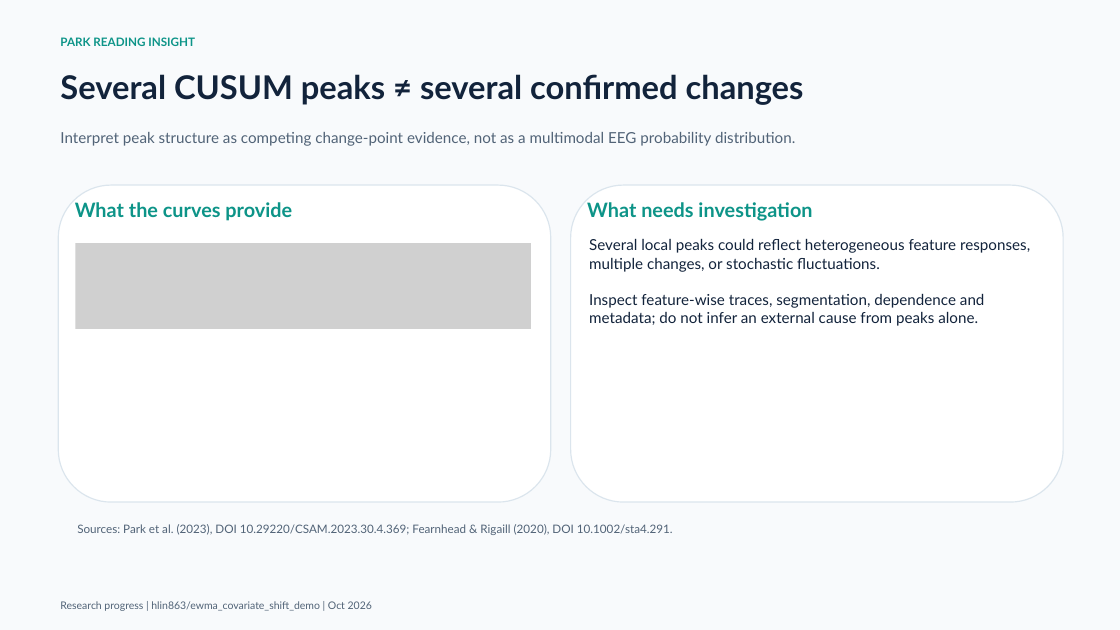
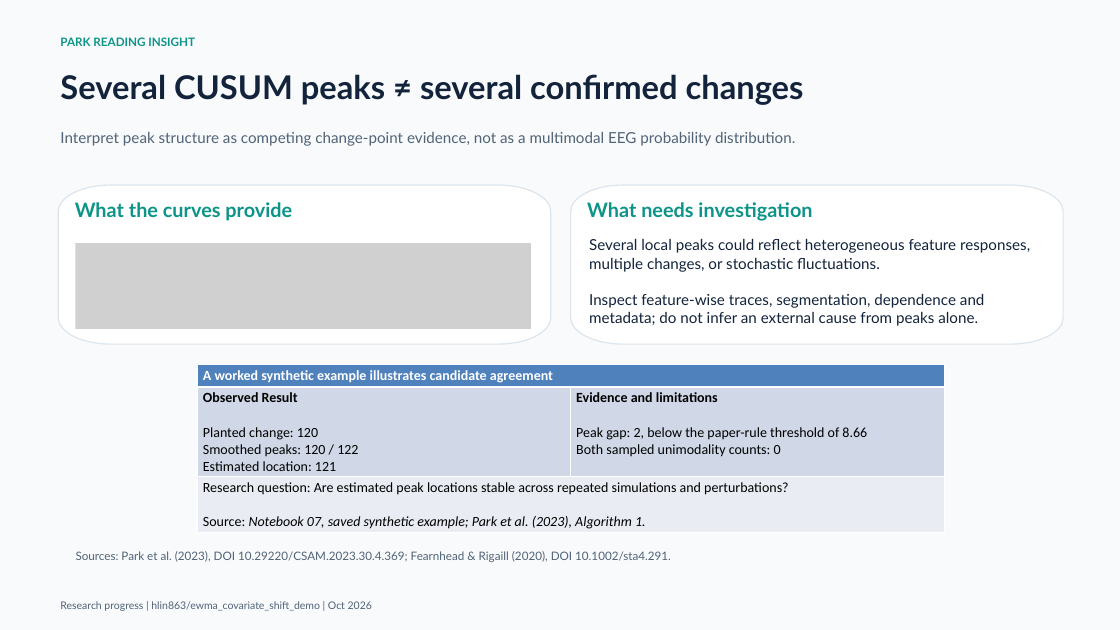
Before and after one commit to hlin863/ewma_covariate_shift_demo, a slide deck: slide 6 of presentations/EWMA_Covariate_Shift_Progress_Review_Haocheng_Lin.pptx. Drawn at 1120x630 pixels with LibreOffice and Linux fonts; fonts in the diff are those of the drawing; grey boxes stand for pictures. Boxes give left, top, right and bottom in pixels: in the first picture for what was removed or moved away, otherwise in the second. Text is boxed around its words. In the diff, an @@ line names an element or a change of style, - is before the commit and + after.

```diff
--- a/presentations/EWMA_Covariate_Shift_Progress_Review_Haocheng_Lin.pptx
+++ b/presentations/EWMA_Covariate_Shift_Progress_Review_Haocheng_Lin.pptx
@@ freeform shape: place and size @@
-freeform shape at (58, 185, 551, 502)
+freeform shape at (58, 185, 551, 344)
@@ freeform shape: place and size @@
-freeform shape at (571, 185, 1063, 502)
+freeform shape at (571, 185, 1063, 344)
@@ table added at (197, 364, 944, 533), 3 rows, 2 columns @@
+A worked synthetic example illustrates candidate agreement | 
+Observed Result / Planted change: 120 / Smoothed peaks: 120 / 122 / Estimated location: 121 | Evidence and limitations / Peak gap: 2, below the paper-rule threshold of 8.66 / Both sampled unimodality counts: 0
+Research question: Are estimated peak locations stable across repeated simulations and perturbations? / Source: Notebook 07, saved synthetic example; Park et al. (2023), Algorithm 1. | 
@@ text "Sources: Park et al. (2023), ...": place and size @@
-text "Sources: Park et al. (2023), ..." at (77, 524, 673, 535)
+text "Sources: Park et al. (2023), ..." at (76, 551, 671, 562)
```
Also in this commit, not shown: 3 other slides changed.
